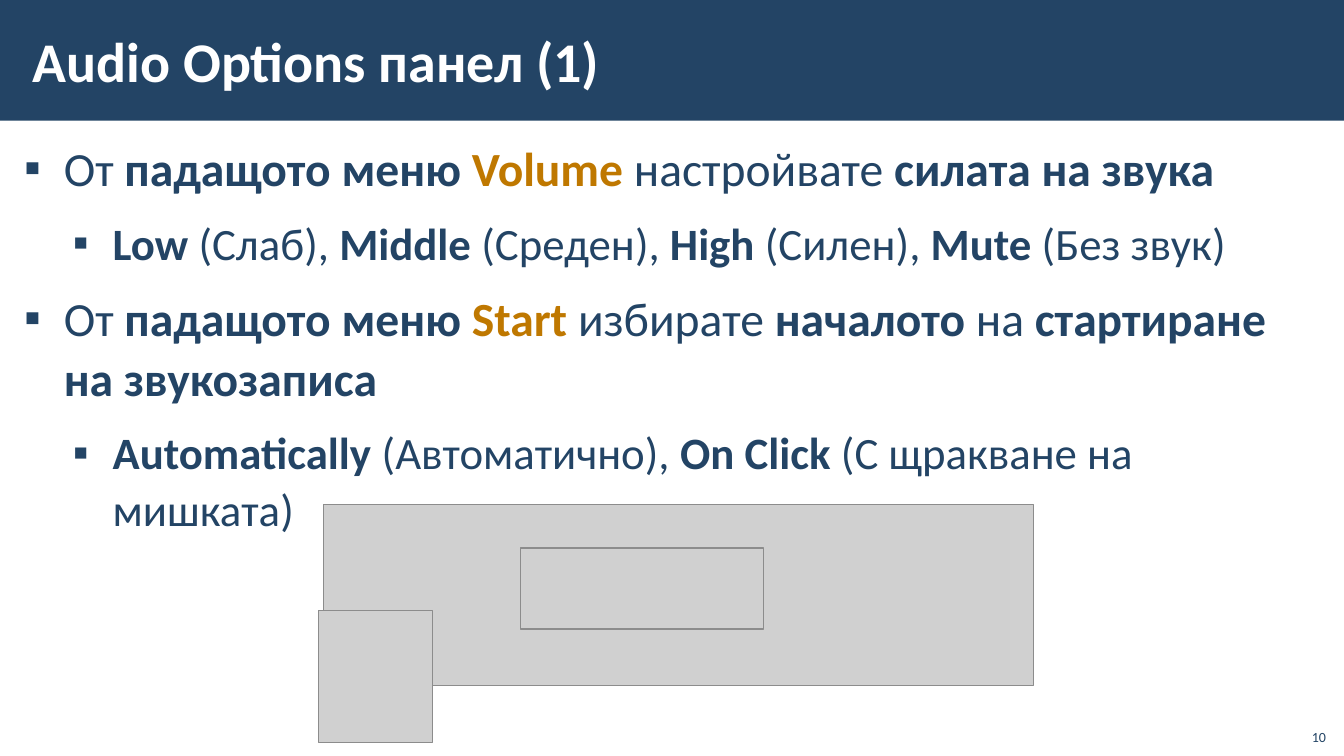
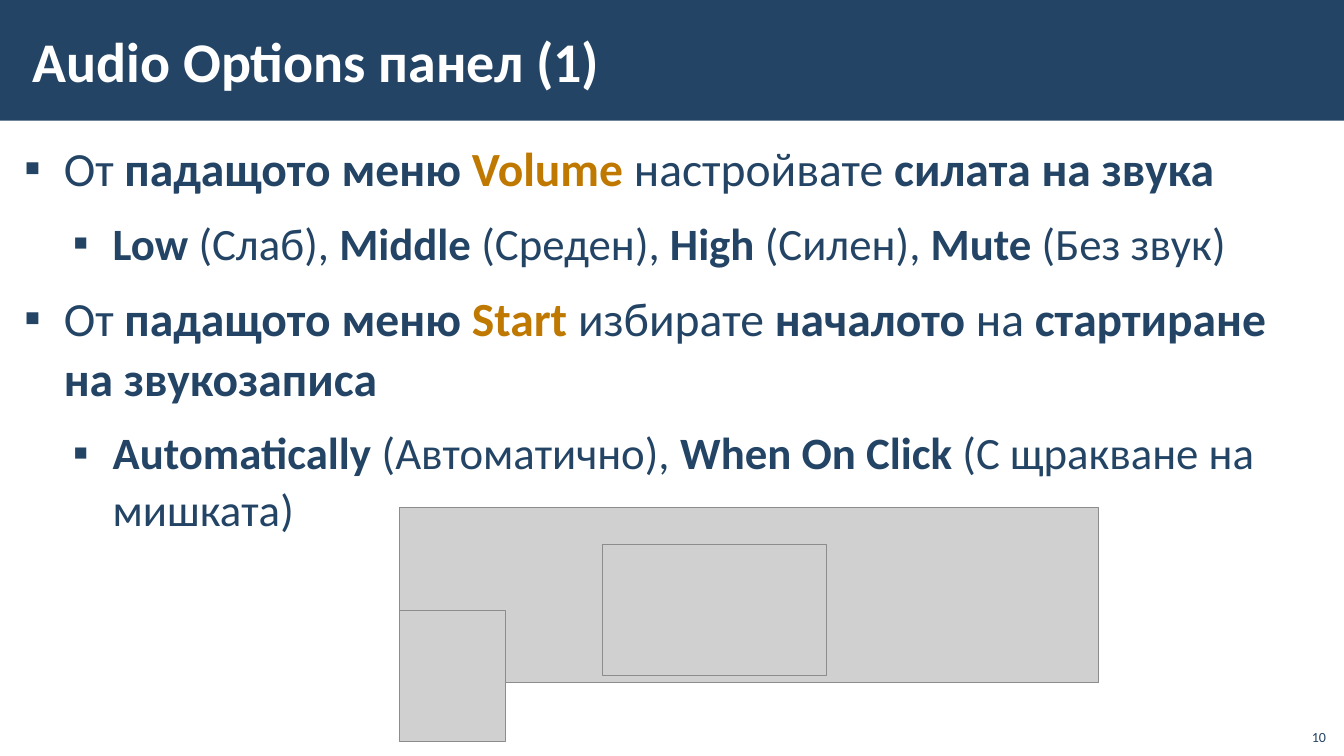
Before and after one commit to BG-IT-Edu/School-Programming, a slide deck: slide 10 of Courses/Computer-Modeling-and-IT/Computer-Modeling-and-IT-6-Class/17-Using-Sound-Files-and-Design-Editing/17-Using-Sound-Files-and-Design-Editing.pptx. Drawn at 1344x756 pixels with LibreOffice and Linux fonts; fonts in the diff are those of the drawing; grey boxes stand for pictures; background and template pictures are left out. Boxes give left, top, right and bottom in pixels: in the first picture for what was removed or moved away, otherwise in the second. Text is boxed around its words. In the diff, an @@ line names an element or a change of style, - is before the commit and + after.

```diff
--- a/Courses/Computer-Modeling-and-IT/Computer-Modeling-and-IT-6-Class/17-Using-Sound-Files-and-Design-Editing/17-Using-Sound-Files-and-Design-Editing.pptx
+++ b/Courses/Computer-Modeling-and-IT/Computer-Modeling-and-IT-6-Class/17-Using-Sound-Files-and-Design-Editing/17-Using-Sound-Files-and-Design-Editing.pptx
@@ text at (113,436,1254,532): text changed @@
-  ▪ Automatically (Автоматично), On Click (С щракване на мишката)
+  ▪ Automatically (Автоматично), When On Click (С щракване на мишката)
@@ picture: place and size @@
-picture at (324,504,1033,686)
+picture at (399,507,1099,683)
@@ picture: place and size @@
-picture at (520,548,763,629)
+picture at (603,544,827,676)
@@ picture removed at (319,611,433,742) @@
@@ picture added at (399,610,505,741) @@
```
Also in this commit, not shown: 8 other slides changed.
